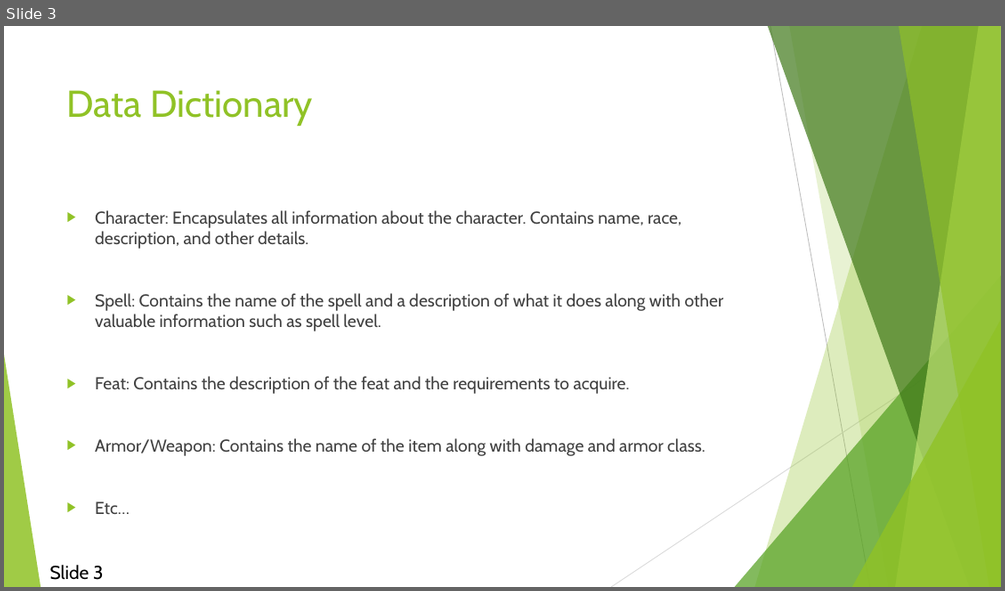
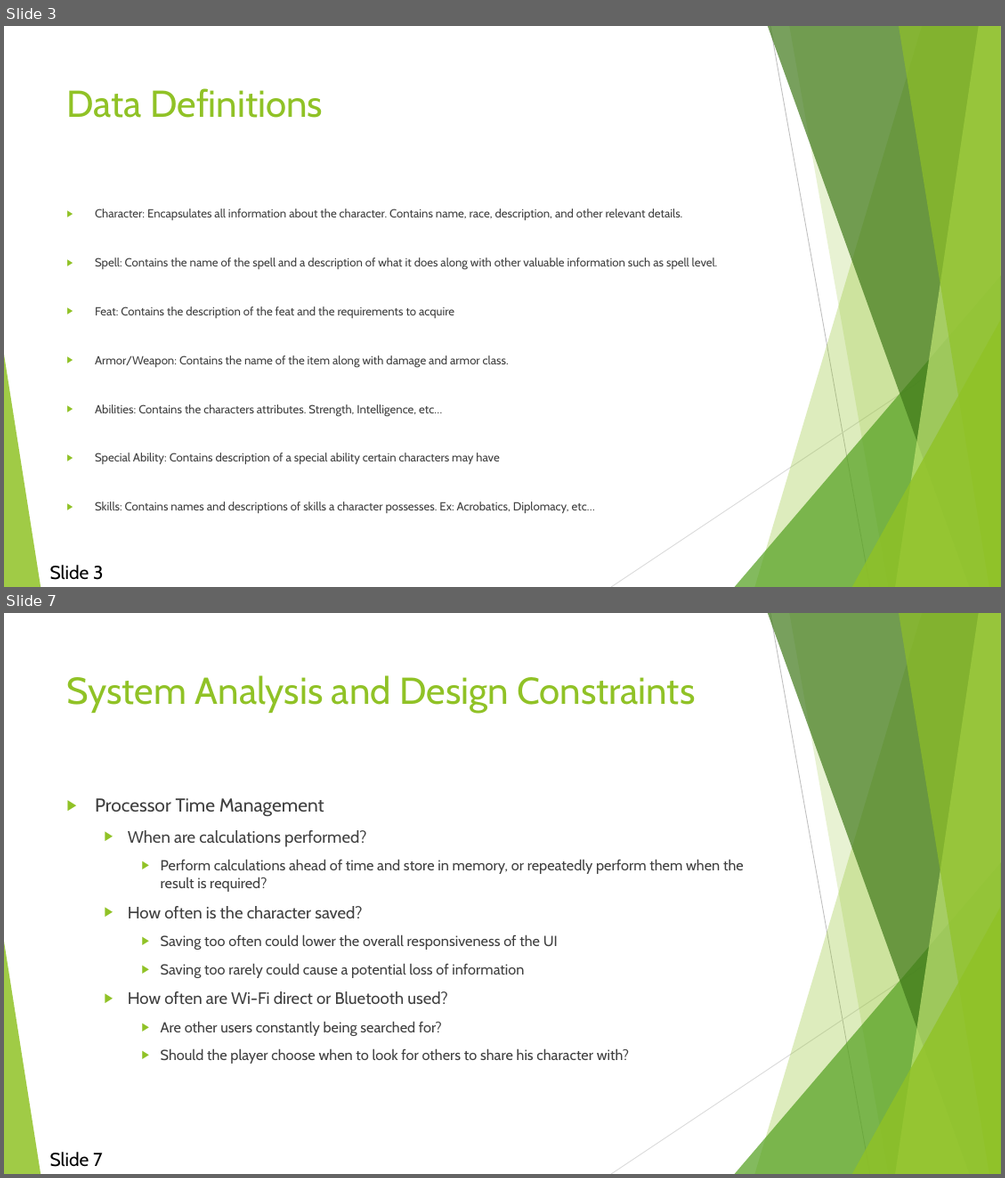
Before and after one commit to djcindric/Pathfinder-Player-Tool, a slide deck: Documentation/Demo 2.pptx. Shown one above the other, each under a label of ours: slide 3 before the commit, slides 3 and 7 after it; the slides between them are not shown. The pictures are 1005x591 and 1005x1178 pixels, drawn with LibreOffice and Linux fonts; fonts in the diff are those of the drawing. Boxes give left, top, right and bottom in pixels: in the first picture for what was removed or moved away, otherwise in the second. Text is boxed around its words. In the diff, an @@ line names an element or a change of style, - is before the commit and + after.

```diff
--- a/Documentation/Demo 2.pptx
+++ b/Documentation/Demo 2.pptx
@@ slide 7 added at [4,613,1001,1174], background #FFFFFF; not listed: 10 template elements that a slide beside it also shows @@
@@ title added at [67,675,695,713], 36 pt, text #90C226 @@
+System Analysis and Design Constraints
@@ text added at [95,798,744,1063], 14 pt, text #404040 @@
+▶ Processor Time Management
+  ▶ When are calculations performed?
+    ▶ Perform calculations ahead of time and store in memory, or repeatedly perform them when the result is required?
+  ▶ How often is the character saved?
+    ▶ Saving too often could lower the overall responsiveness of the UI
+    ▶ Saving too rarely could cause a potential loss of information
+  ▶ How often are Wi-Fi direct or Bluetooth used?
+    ▶ Are other users constantly being searched for?
+    ▶ Should the player choose when to look for others to share his character with?
@@ text added at [50,1151,103,1167], 18 pt, text #000000 @@
+Slide 7
@@ slide 3 changed as well @@
@@ title at [67,88,323,118]: text changed @@
-Data Dictionary
+Data Definitions
@@ text at [95,208,683,220]: text changed; size 16.6 to 11.2 pt @@
-▶ Character: Encapsulates all information about the character. Contains name, race, description, and other details.
+▶ Character: Encapsulates all information about the character. Contains name, race, description, and other relevant details.
@@ text at [95,257,718,368]: size 16.6 to 11.2 pt in "Spell: Contains the name of the spell ...", "Armor/Weapon: Contains the name of the item ..." @@
@@ text at [95,306,454,318]: text changed; size 16.6 to 11.2 pt @@
-▶ Feat: Contains the description of the feat and the requirements to acquire.
+▶ Feat: Contains the description of the feat and the requirements to acquire
@@ text at [95,404,595,513]: text changed; size 16.6 to 11.2 pt @@
-▶ Etc…
+▶ Abilities: Contains the characters attributes. Strength, Intelligence, etc…
+▶ Special Ability: Contains description of a special ability certain characters may have
+▶ Skills: Contains names and descriptions of skills a character possesses. Ex: Acrobatics, Diplomacy, etc…
```
Also in this commit, not shown: 3 other slides changed, 4 other slides added, 1 slide removed.
